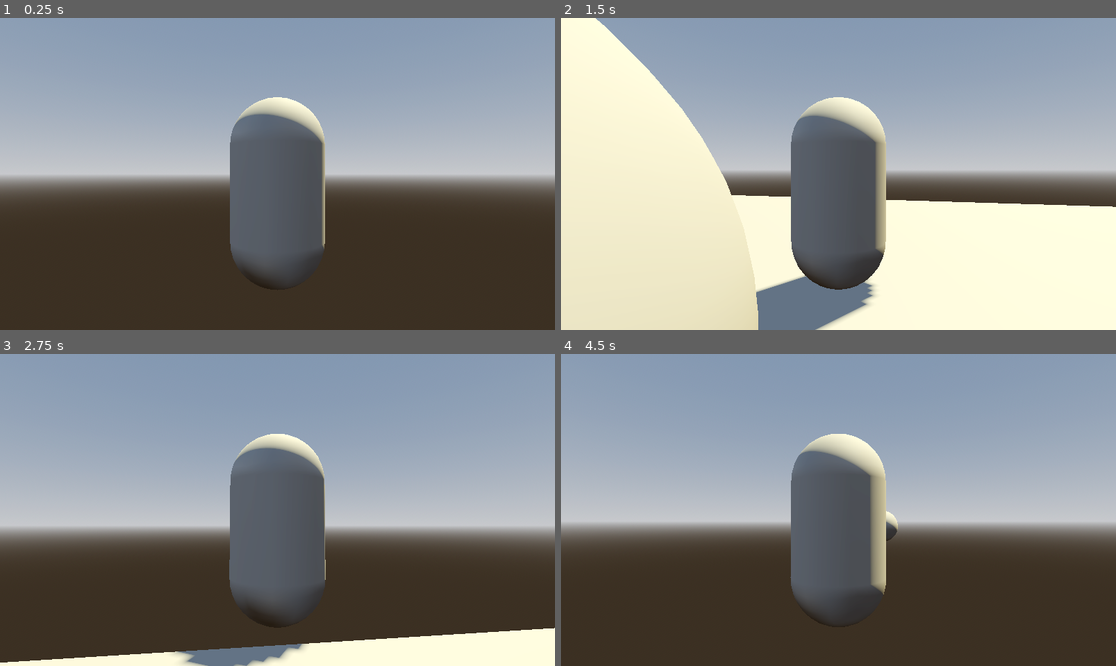
Above: before the commit, frames 1-4 (two rows, left to right).
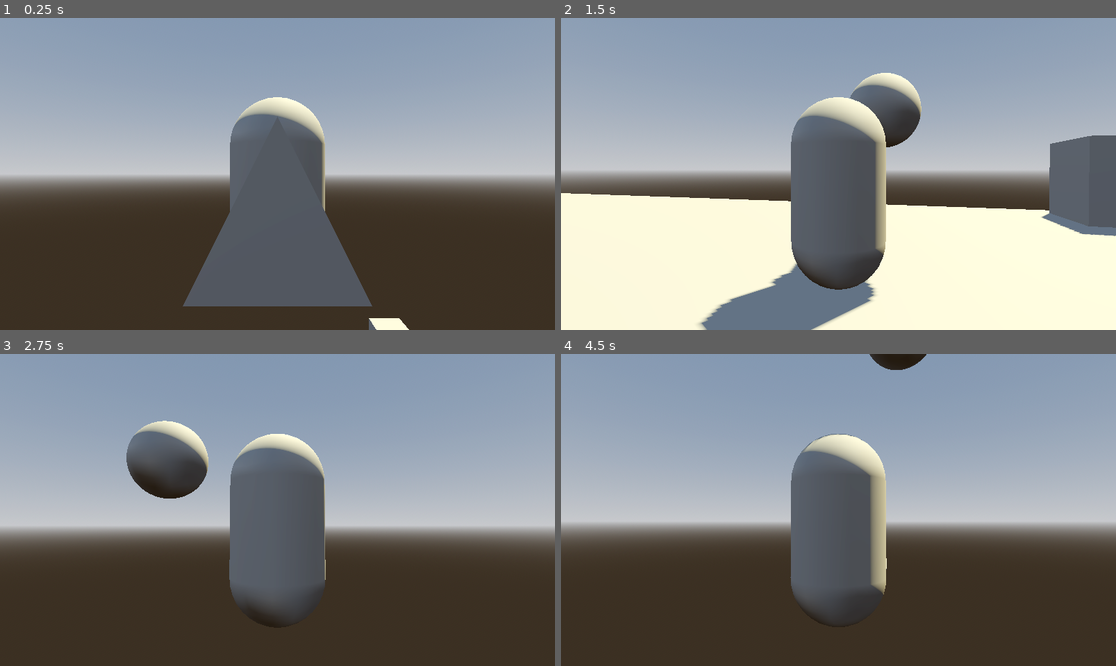
Above: after the commit, the same moments.

Repository: Chainsawmany/Game-engine
Game: Godot game, scene res://world.tscn
The game is run twice, just before and just after one commit, with the same random seed, the same clock (stepped at 60 frames per second) and the same inputs.
Inputs (mouse positions are in pixels of both pictures, inside the frame that each line leads up to):
- Up to frame 1 (0.25 s): no input
- Up to frame 2 (1.5 s): tap Enter (ui_accept) at 0.5, 0.77 s; move the mouse to (866, 174) at 0.52 s; hold W (ui_up) from 0.53 s (still down); click (866, 174) at 0.6 s; move the mouse to (810, 174) at 1.27 s; click (810, 174) at 1.35 s
- Up to frame 3 (2.75 s): keep holding W (ui_up); tap Enter (ui_accept) at 1.52 s; move the mouse to (288, 503) at 2.02 s; click (288, 503) at 2.1 s
- Up to frame 4 (4.5 s): keep holding W (ui_up); move the mouse to (832, 516) at 2.77 s; click (832, 516) at 2.85 s; tap Enter (ui_accept) at 3.02, 3.77, 4.25 s; move the mouse to (877, 513) at 3.52 s; click (877, 513) at 3.6 s; move the mouse to (794, 506) at 4.27 s; click (794, 506) at 4.35 s

The runs differ from the first frame. In frame 1, 5.3% of the frame differs, in the area x 32-74%, y 60-100%; in frame 2, 21%, in the area x 0-100%, y 0-100%; in frame 3, 9.5%; in frame 4, 0.6%.

Commit message:
make the game better

Diff:
--- a/ball.gd
+++ b/ball.gd
@@ -3,9 +3,16 @@
 var speed :=10.0
 # Called when the node enters the scene tree for the first time.
 func _ready():
+	$Timer.start()
 	apply_central_impulse(global_transform.basis.z*speed)
 
 
 # Called every frame. 'delta' is the elapsed time since the previous frame.
 func _process(delta):
 	pass
+
+
+
+func _on_timer_timeout():
+	queue_free()
+	pass # Replace with function body.
--- a/ball.tscn
+++ b/ball.tscn
@@ -6,8 +6,9 @@
 
 [sub_resource type="SphereMesh" id="SphereMesh_j5xm3"]
 
+[sub_resource type="SphereShape3D" id="SphereShape3D_kmcvk"]
+
 [node name="Ball" type="RigidBody3D"]
-transform = Transform3D(1, 0, 0, 0, 1, 0, 0, 0, 1, 0, 0.547829, 0)
 script = ExtResource("1_0irqb")
 
 [node name="CollisionShape3D2" type="CollisionShape3D" parent="."]
@@ -15,3 +16,12 @@
 
 [node name="MeshInstance3D2" type="MeshInstance3D" parent="."]
 mesh = SubResource("SphereMesh_j5xm3")
+
+[node name="Area3D" type="Area3D" parent="." groups=["bullet"]]
+
+[node name="CollisionShape3D" type="CollisionShape3D" parent="Area3D"]
+shape = SubResource("SphereShape3D_kmcvk")
+
+[node name="Timer" type="Timer" parent="."]
+
+[connection signal="timeout" from="Timer" to="." method="_on_timer_timeout"]
--- a/enemy.gd
+++ b/enemy.gd
@@ -11,20 +11,20 @@
 @export var health:=10
 func _physics_process(delta):
 	if player_detected:
-		var move_direction = (player.global_position - global_position).normilized();
+		var move_direction = (player.global_position - global_position).normalized();
 		apply_central_force(move_direction*SPEED)
 
 
 func _on_player_detect_area_entered(body):
-	if body.is_in_group("player"):
+	if body.is_in_group("Player"):
 		player=body
 		player_detected=true
 
 
 func _on_player_detect_area_exited(body):
-	if body.is_in_group("player"):
+	if body.is_in_group("Player"):
 		player = null
-		player_detected= false
+		player_detected = false
 
 
 func _on_bullet_hit_area_entered(body):
--- a/enemy.tscn
+++ b/enemy.tscn
@@ -1,8 +1,13 @@
-[gd_scene load_steps=6 format=3 uid="uid://pdf2lp4umrp1"]
+[gd_scene load_steps=7 format=3 uid="uid://pdf2lp4umrp1"]
 
 [ext_resource type="Script" path="res://enemy.gd" id="1_rs0ea"]
 
+[sub_resource type="StandardMaterial3D" id="StandardMaterial3D_gfpa7"]
+albedo_color = Color(0.956863, 0, 0.654902, 1)
+roughness = 0.0
+
 [sub_resource type="SphereMesh" id="SphereMesh_e4s5i"]
+material = SubResource("StandardMaterial3D_gfpa7")
 
 [sub_resource type="SphereShape3D" id="SphereShape3D_i7sdk"]
 
@@ -10,6 +15,7 @@
 radius = 19.7909
 
 [sub_resource type="SphereShape3D" id="SphereShape3D_c1qvn"]
+radius = 1.5
 
 [node name="Enemy" type="RigidBody3D"]
 script = ExtResource("1_rs0ea")
--- a/node_3d.tscn
+++ b/node_3d.tscn
@@ -11,6 +11,10 @@
 [sub_resource type="CapsuleMesh" id="CapsuleMesh_5kv3r"]
 radius = 0.25
 height = 0.5
+
+[sub_resource type="PrismMesh" id="PrismMesh_o505w"]
+
+[sub_resource type="CapsuleShape3D" id="CapsuleShape3D_l1pb6"]
 
 [node name="Player" type="CharacterBody3D"]
 transform = Transform3D(1, 0, 0, 0, 1, 0, 0, 0, 1, 0, 1, 0)
@@ -33,8 +37,15 @@
 [node name="RayCast3D" type="RayCast3D" parent="SpringArm3D/Camera3D"]
 
 [node name="MeshInstance3D2" type="MeshInstance3D" parent="."]
-transform = Transform3D(1, 0, 0, 0, 1, 0, 0, 0, 1, 0, 0, -1.6727)
 mesh = SubResource("CapsuleMesh_5kv3r")
 
 [node name="Marker3D" type="Marker3D" parent="MeshInstance3D2"]
-transform = Transform3D(1, 0, 0, 0, 1, 0, 0, 0, 1, 0, 0, -0.076069)
+transform = Transform3D(1, 0, 0, 0, 1, 0, 0, 0, 1, 0, 0, 1.01733)
+
+[node name="MeshInstance3D" type="MeshInstance3D" parent="MeshInstance3D2/Marker3D"]
+mesh = SubResource("PrismMesh_o505w")
+
+[node name="Area3D" type="Area3D" parent="." groups=["Player"]]
+
+[node name="CollisionShape3D" type="CollisionShape3D" parent="Area3D"]
+shape = SubResource("CapsuleShape3D_l1pb6")
--- a/player.gd
+++ b/player.gd
@@ -2,10 +2,10 @@
 @onready var spring_arm:SpringArm3D=$SpringArm3D
 var object_class = preload("res://ball.tscn")
 @onready var shoot_position= $MeshInstance3D2/Marker3D
-
-const SPEED = 5.0
+@onready var mesh = $MeshInstance3D2
+const SPEED = 10
 const JUMP_VELOCITY = 4.5
-
+var angular_acceleration:=7
 # Get the gravity from the project settings to be synced with RigidBody nodes.
 var gravity = ProjectSettings.get_setting("physics/3d/default_gravity")
 
@@ -27,6 +27,7 @@
 	if direction:
 		velocity.x = direction.x * SPEED
 		velocity.z = direction.z * SPEED
+		mesh.rotation.y = lerp_angle(mesh.rotation.y, atan2(direction.x, direction.z), delta * angular_acceleration)
 	else:
 		velocity.x = move_toward(velocity.x, 0, SPEED)
 		velocity.z = move_toward(velocity.z, 0, SPEED)
@@ -36,7 +37,7 @@
 func _process(delta):
 	var root = get_tree().get_root().get_node("World")
 	if Input.is_action_just_pressed("Shoot"):
-		print("shoot")
+
 		var object_instance = object_class.instantiate()
 		object_instance.position = shoot_position.global_position
 		object_instance.rotation.y=$MeshInstance3D2.rotation.y
--- /dev/null
+++ b/spawner.gd
@@ -0,0 +1,23 @@
+extends Node3D
+
+var object_class = preload("res://enemy.tscn")
+@onready var spawnpoint = $MeshInstance3D
+
+func _ready():
+	$Timer.start()
+	pass # Replace with function body.
+
+
+# Called every frame. 'delta' is the elapsed time since the previous frame.
+func _process(delta):
+	pass
+
+
+func _on_timer_timeout():
+	var root = get_tree().get_root().get_node("World")
+	print("enemyspawned")
+	var object_instance = object_class.instantiate()
+	object_instance.position = spawnpoint.global_position
+	#object_instance.rotation.y=$MeshInstance3D2.rotation.y
+	root.add_child(object_instance)
+	pass # Replace with function body.
--- /dev/null
+++ b/spawner.tscn
@@ -0,0 +1,31 @@
+[gd_scene load_steps=3 format=3 uid="uid://m42o5chg7u4l"]
+
+[ext_resource type="Script" path="res://spawner.gd" id="1_yb7s1"]
+
+[sub_resource type="SphereMesh" id="SphereMesh_nculu"]
+radius = 0.25
+height = 0.5
+
+[node name="Spawner" type="Node3D"]
+transform = Transform3D(1, 0, 0, 0, 1, 0, 0, 0, 1, 0.220336, 1.07864, -0.353729)
+script = ExtResource("1_yb7s1")
+
+[node name="CAGE" type="MeshInstance3D" parent="."]
+
+[node name="CSGBox3D" type="CSGBox3D" parent="CAGE"]
+operation = 2
+size = Vector3(2, 2, 2)
+
+[node name="CSGBox3D2" type="CSGBox3D" parent="CAGE/CSGBox3D"]
+transform = Transform3D(1, 0, 0, 0, 1, 0, 0, 0, 1, -0.152589, -0.0626357, -0.271307)
+operation = 2
+size = Vector3(1.5, 1.5, 1.5)
+
+[node name="Timer" type="Timer" parent="."]
+wait_time = 5.0
+
+[node name="MeshInstance3D" type="MeshInstance3D" parent="."]
+transform = Transform3D(1, 0, 0, 0, 1, 0, 0, 0, 1, -0.198162, -0.0315628, -0.520554)
+mesh = SubResource("SphereMesh_nculu")
+
+[connection signal="timeout" from="Timer" to="." method="_on_timer_timeout"]
--- a/world.tscn
+++ b/world.tscn
@@ -1,6 +1,7 @@
-[gd_scene load_steps=7 format=3 uid="uid://b045ws8xqvc40"]
+[gd_scene load_steps=8 format=3 uid="uid://b045ws8xqvc40"]
 
 [ext_resource type="PackedScene" uid="uid://3l8ax14ofs8o" path="res://node_3d.tscn" id="1_rasei"]
+[ext_resource type="PackedScene" uid="uid://m42o5chg7u4l" path="res://spawner.tscn" id="2_bsnov"]
 
 [sub_resource type="ProceduralSkyMaterial" id="ProceduralSkyMaterial_ujjqd"]
 sky_horizon_color = Color(0.64625, 0.65575, 0.67075, 1)
@@ -21,7 +22,6 @@
 data = PackedVector3Array(-0.5, 0.5, 0.5, 0.5, 0.5, 0.5, -0.5, -0.5, 0.5, 0.5, 0.5, 0.5, 0.5, -0.5, 0.5, -0.5, -0.5, 0. …(500 unchanged characters)…
 
 [node name="World" type="Node3D"]
-transform = Transform3D(0.630885, 0, 0, 0, 0.630885, 0, 0, 0, 0.630885, -0.0124073, 0.0109649, -0.0100908)
 
 [node name="DirectionalLight3D" type="DirectionalLight3D" parent="."]
 transform = Transform3D(-0.866025, -0.433013, 0.25, 0, 0.5, 0.866025, -0.5, 0.75, -0.433013, 0, 0, 0)
@@ -33,7 +33,7 @@
 environment = SubResource("Environment_dlti3")
 
 [node name="MeshInstance3D" type="MeshInstance3D" parent="."]
-transform = Transform3D(32.2301, 0, 0, 0, -0.0315964, 0, 0, 0, -28.7949, -3.05378, 0, -1.23401)
+transform = Transform3D(32.2301, 0, 0, 0, -0.0315964, 0, 0, 0, -28.7949, -8.05378, 0, -1.23401)
 mesh = SubResource("BoxMesh_adsd4")
 
 [node name="StaticBody3D" type="StaticBody3D" parent="MeshInstance3D"]
@@ -43,3 +43,12 @@
 
 [node name="Player" parent="." instance=ExtResource("1_rasei")]
 transform = Transform3D(1, 0, 0, 0, 1, 0, 0, 0, 1, -1.01355, 11.6128, 0.497864)
+
+[node name="Spawner" parent="." instance=ExtResource("2_bsnov")]
+transform = Transform3D(1, 0, 0, 0, 1, 0, 0, 0, 1, 6, 1, -1)
+
+[node name="Spawner2" parent="." instance=ExtResource("2_bsnov")]
+transform = Transform3D(1, 0, 0, 0, 1, 0, 0, 0, 1, 6, 1, -14)
+
+[node name="Spawner3" parent="." instance=ExtResource("2_bsnov")]
+transform = Transform3D(1, 0, 0, 0, 1, 0, 0, 0, 1, 2, 1, 11)
Not shown: 1 places in ball.tscn that only renumber resources
Not shown: 1 places in node_3d.tscn that only renumber resources
Not shown, added: spa8134.tmp
Not shown, added: spa826E.tmp
Not shown, added: spa9DD5.tmp
Not shown, added: spaA3C8.tmp
